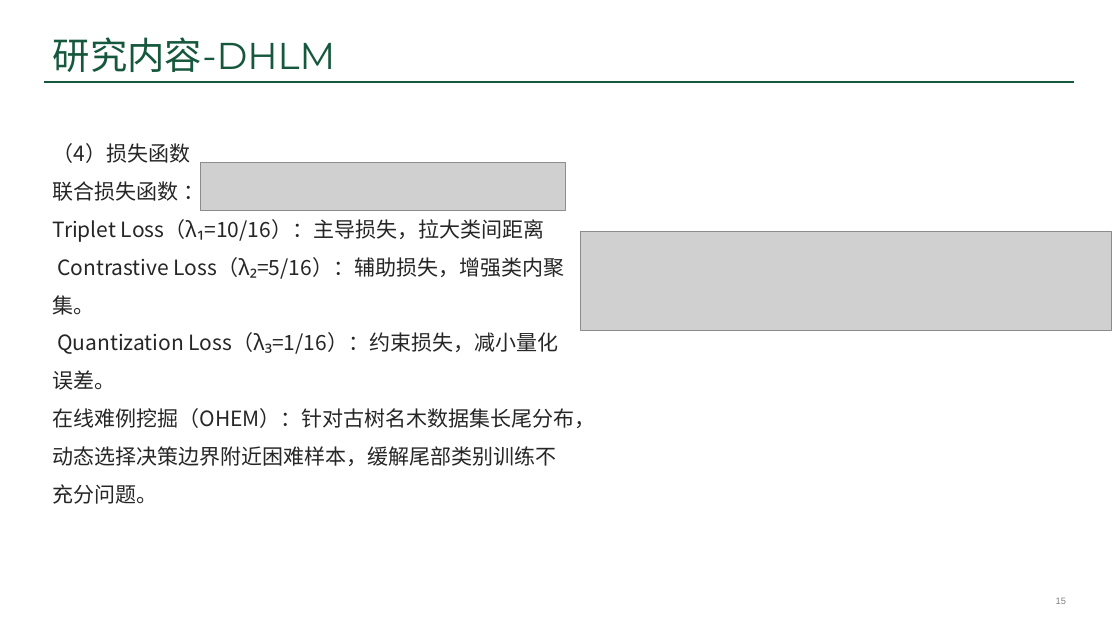
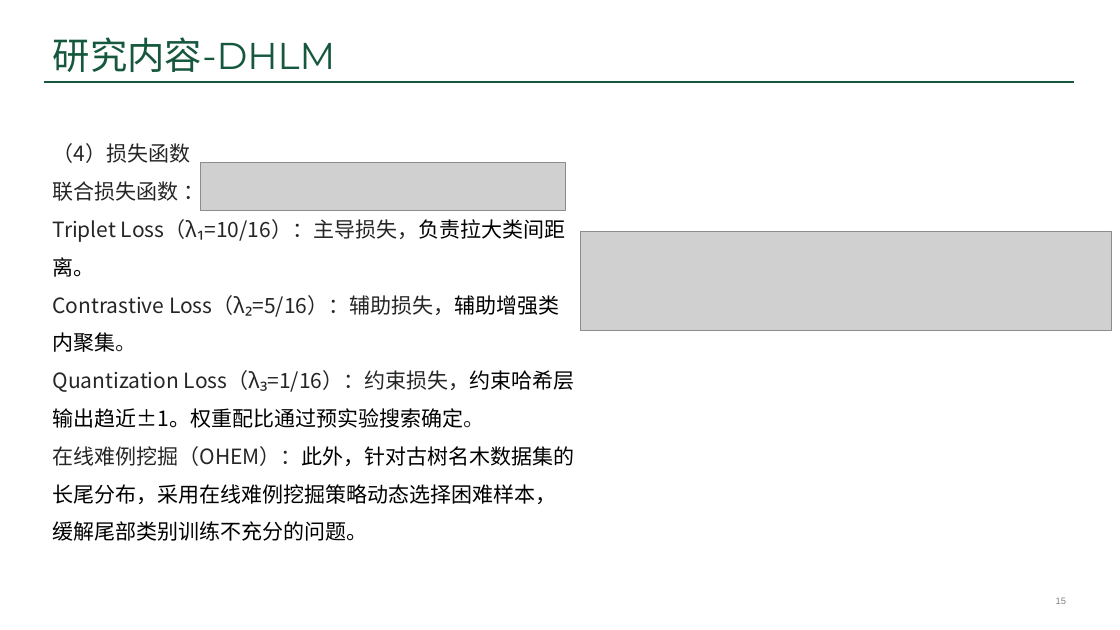
Before and after one commit to ssl1995/imooc-wiki, a slide deck: slide 15 of word/答辩/99-答辩准备/5200090_宋声林_答辩PPT.pptx. Drawn at 1120x630 pixels with LibreOffice and Linux fonts; fonts in the diff are those of the drawing; grey boxes stand for pictures; background and template pictures are left out. Boxes give left, top, right and bottom in pixels: in the first picture for what was removed or moved away, otherwise in the second. Text is boxed around its words. In the diff, an @@ line names an element or a change of style, - is before the commit and + after.

```diff
--- a/word/答辩/99-答辩准备/5200090_宋声林_答辩PPT.pptx
+++ b/word/答辩/99-答辩准备/5200090_宋声林_答辩PPT.pptx
@@ text at (53, 219, 575, 541): text changed @@
-Triplet Loss（λ₁=10/16）：主导损失，拉大类间距离
-Contrastive Loss（λ₂=5/16）：辅助损失，增强类内聚集。
-Quantization Loss（λ₃=1/16）：约束损失，减小量化误差。
-在线难例挖掘（OHEM）：针对古树名木数据集长尾分布，动态选择决策边界附近困难样本，缓解尾部类别训练不充分问题。
+Triplet Loss（λ₁=10/16）：主导损失，负责拉大类间距离。
+Contrastive Loss（λ₂=5/16）：辅助损失，辅助增强类内聚集。
+Quantization Loss（λ₃=1/16）：约束损失，约束哈希层输出趋近±1。权重配比通过预实验搜索确定。
+在线难例挖掘（OHEM）：此外，针对古树名木数据集的长尾分布，采用在线难例挖掘策略动态选择困难样本，缓解尾部类别训练不充分的问题。
```
Also in this commit, not shown: 6 other slides changed, 9 other files.
